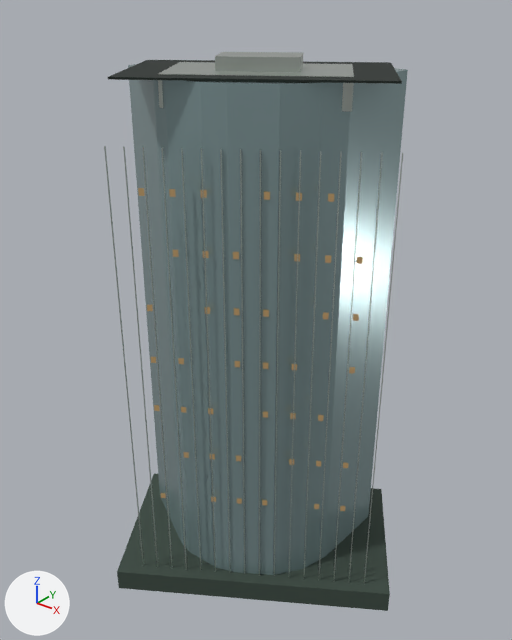
The Blender file landmarks/assets/yihua-tower.blend: old version first, new version second.
One viewpoint serves both versions: a camera (50 mm lens) standing at (113.0, -142.6, 166.8) and looking at (1.3, -3.0, 80.3). The lights are fixed; the arrows at lower left show +X, +Y and +Z. The picture after the commit comes second.

The first picture shows 'crown_screen', 'crown_step', 'envelope', 'fins', 'night_windows', 'podium', 'roof_deck'.
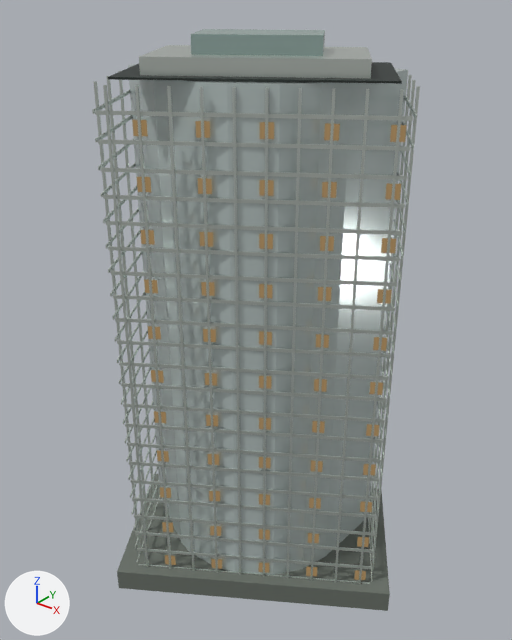
Changed parts and their boxes (x1, y1, x2, y2) in the pictures (512 x 640 px):
'envelope', recoloured, surface changed (grey to light grey)
    both: (128, 64, 408, 575)
'fins', reshaped (9% wider, 17% taller)
    before: (104, 146, 403, 584)
    after: (93, 71, 420, 584)
'floor_bands', added
    after: (92, 90, 417, 584)
'podium', recoloured (lighter)
    both: (117, 474, 390, 611)
'night_windows', reshaped (22% wider, 42% taller)
    before: (138, 188, 363, 511)
    after: (132, 120, 407, 580)
'crown_step', reshaped (19% wider, 30% shorter)
    before: (158, 62, 354, 111)
    after: (139, 45, 372, 79)
'crown_screen', reshaped
    before: (215, 52, 303, 72)
    after: (191, 29, 325, 56)
part 1 of me_crown_step, rebuilt (not visible afterwards)
    before: (159, 62, 354, 77)
part 2 of me_crown_step, deleted
    before: (158, 74, 354, 111)
part 3 of me_crown_step, added
    after: (139, 45, 372, 79)
part 5 of me_fins, rebuilt (not visible afterwards)
    before: (364, 153, 403, 584)
part 6 of me_fins, rebuilt (not visible afterwards)
    before: (364, 160, 402, 576)
part 7 of me_fins, rebuilt (not visible before)
    after: (359, 90, 404, 584)
part 8 of me_fins, rebuilt (not visible before)
    after: (359, 90, 401, 573)
part 9 of me_fins, rebuilt (not visible afterwards)
    before: (349, 153, 383, 581)
part 10 of me_fins, rebuilt (not visible afterwards)
    before: (349, 153, 382, 571)
part 11 of me_fins, rebuilt (not visible before)
    after: (334, 89, 369, 582)
part 12 of me_fins, rebuilt (not visible before)
    after: (334, 101, 366, 580)
part 13 of me_fins, rebuilt (not visible afterwards)
    before: (319, 152, 342, 576)
part 14 of me_fins, deleted (mostly hidden)
    before: (104, 146, 362, 577)
part 15 of me_fins, built on (mostly hidden before)
    before: (334, 153, 362, 579)
    after: (93, 72, 420, 580)

The change, as a list of edits to the scene's bpy script:
```text
Change mat_glass:
    mat_glass.base_color: (0.27, 0.381, 0.392) -> (0.558, 0.644, 0.631)  # grey #8ea6a8 -> light grey #c5d2d0
    mat_glass.roughness: 0.24 -> 0.16
Change mat_stone:
    mat_stone.base_color: (0.0452, 0.0704, 0.0545) -> (0.153, 0.175, 0.15)  # greyish green #3c4b42 -> grey #6d746c
Change me_crown_step:
    remove me_crown_step.from_pydata(...)  # 24 vertices, 6 faces; spans x -22.1..28.0, y -25.6..18.7, z 139.6..147.0
    add me_crown_step.from_pydata(...)  # 24 vertices, 6 faces; spans x -26.2..32.0, y -29.2..22.3, z 146.7..150.8
    me_crown_step part 1: the loose piece of 4 vertices spanning x -22.1..28.0, y -25.6..18.7, z 147.0 is rebuilt with 4 vertices and now spans x -26.2..32.0, y -29.2..22.3, z 146.7
    me_crown_step part 2: the loose piece of 4 vertices spanning x -8.9..28.0, y -25.6..-2.1, z 139.6..147.0 is deleted
    me_crown_step part 3: 20 vertices added at x -26.2..32.0, y -29.2..22.3, z 146.7..150.8
    other edits to the shape of me_crown_step do not show in these pictures
Change me_crown_screen:
    remove me_crown_screen.from_pydata(...)  # 24 vertices, 6 faces; spans x -8.4..14.2, y -13.4..6.6, z 147.0..150.2
    remove me_crown_screen.materials.append(mat_metal)  # light grey #c2cac3
    add me_crown_screen.from_pydata(...)  # 24 vertices, 6 faces; spans x -14.1..19.9, y -18.4..11.6, z 149.2..155.1
    me_crown_screen part 4: the whole mesh is rebuilt
    add me_crown_screen.materials.append(mat_glass_alt)  # grey #9eb6b0
Change me_fins:
    remove me_fins.from_pydata(...)  # 768 vertices, 192 faces; spans x -35.9..41.7, y -38.3..31.5, z 1.0..132.3
    add me_fins.from_pydata(...)  # 672 vertices, 168 faces; spans x -35.5..41.3, y -38.0..31.1, z 0.5..145.5
    me_fins part 5: the loose piece of 4 vertices spanning x 41.6..41.7, y -2.8..-2.7, z 1.0..132.3 is rebuilt with 4 vertices and now spans x 40.6..40.9, y -3.5..-3.0, z 0.5..145.5
    me_fins part 6: the loose piece of 4 vertices spanning x 41.4..41.6, y -2.8..-2.5, z 1.0..132.3 is rebuilt with 4 vertices and now spans x 40.1..40.6, y -3.3..-3.0, z 0.5..145.5
    me_fins part 7: the loose piece of 4 vertices spanning x 41.4..41.5, y -2.5..-2.4, z 1.0..132.3 is rebuilt with 4 vertices and now spans x 40.4..40.9, y -3.9..-3.5, z 0.5..145.5
    me_fins part 8: the loose piece of 4 vertices spanning x 41.5..41.7, y -2.7..-2.4, z 1.0..132.3 is rebuilt with 4 vertices and now spans x 40.1..40.4, y -3.9..-3.3, z 0.5..145.5
    me_fins part 9: the loose piece of 4 vertices spanning x 37.8..38.0, y -5.2..-5.1, z 1.0..132.3 is rebuilt with 4 vertices and now spans x 34.7..35.0, y -7.3..-6.8, z 0.5..145.5
    me_fins part 10: the loose piece of 4 vertices spanning x 37.6..37.8, y -5.2..-4.9, z 1.0..132.3 is rebuilt with 4 vertices and now spans x 34.1..34.7, y -7.1..-6.8, z 0.5..145.5
    me_fins part 11: the loose piece of 4 vertices spanning x 37.6..37.8, y -4.9..-4.7, z 1.0..132.3 is rebuilt with 4 vertices and now spans x 34.5..35.0, y -7.6..-7.3, z 0.5..145.5
    me_fins part 12: the loose piece of 4 vertices spanning x 37.8..38.0, y -5.1..-4.7, z 1.0..132.3 is rebuilt with 4 vertices and now spans x 34.1..34.5, y -7.6..-7.1, z 0.5..145.5
    me_fins part 13: the loose piece of 4 vertices spanning x 30.4..30.6, y -9.9..-9.8, z 1.0..132.3 is rebuilt with 4 vertices and now spans x 28.7..29.1, y -11.1..-10.6, z 0.5..145.5
    me_fins part 14: 165 loose pieces with 660 vertices, spanning x -35.9..41.7, y -38.3..31.5, z 1.0..132.3, are deleted
    me_fins part 15: 72 vertices removed from x -9.9..34.5, y -7.8..19.6, z 1.0..132.3; 636 vertices added at x -35.5..41.3, y -38.0..31.1, z 0.5..145.5
Change me_night_windows:
    remove me_night_windows.from_pydata(...)  # 336 vertices, 84 faces; spans x -29.8..35.7, y -34.3..27.5, z 32.9..122.9
    add me_night_windows.from_pydata(...)  # 440 vertices, 110 faces; spans x -30.0..41.7, y -34.4..31.3, z 7.7..138.3
    me_night_windows part 16: 168 vertices removed from x -8.3..35.7, y -34.3..-6.3, z 32.9..122.9; 220 vertices added at x -8.5..41.7, y -34.4..-2.4, z 7.7..138.3
    other edits to the shape of me_night_windows do not show in these pictures
Add ob_floor_bands:
    ob_floor_bands = bpy.data.objects.new('floor_bands', me_floor_bands)  # 2112 vertices, 528 faces; spans x -37.2..43.1, y -39.0..32.1, z 5.9..140.1; in mat_metal (light grey #d5ddd6)
    ob_floor_bands.location = (0.0, 0.0, 0.0)
```
